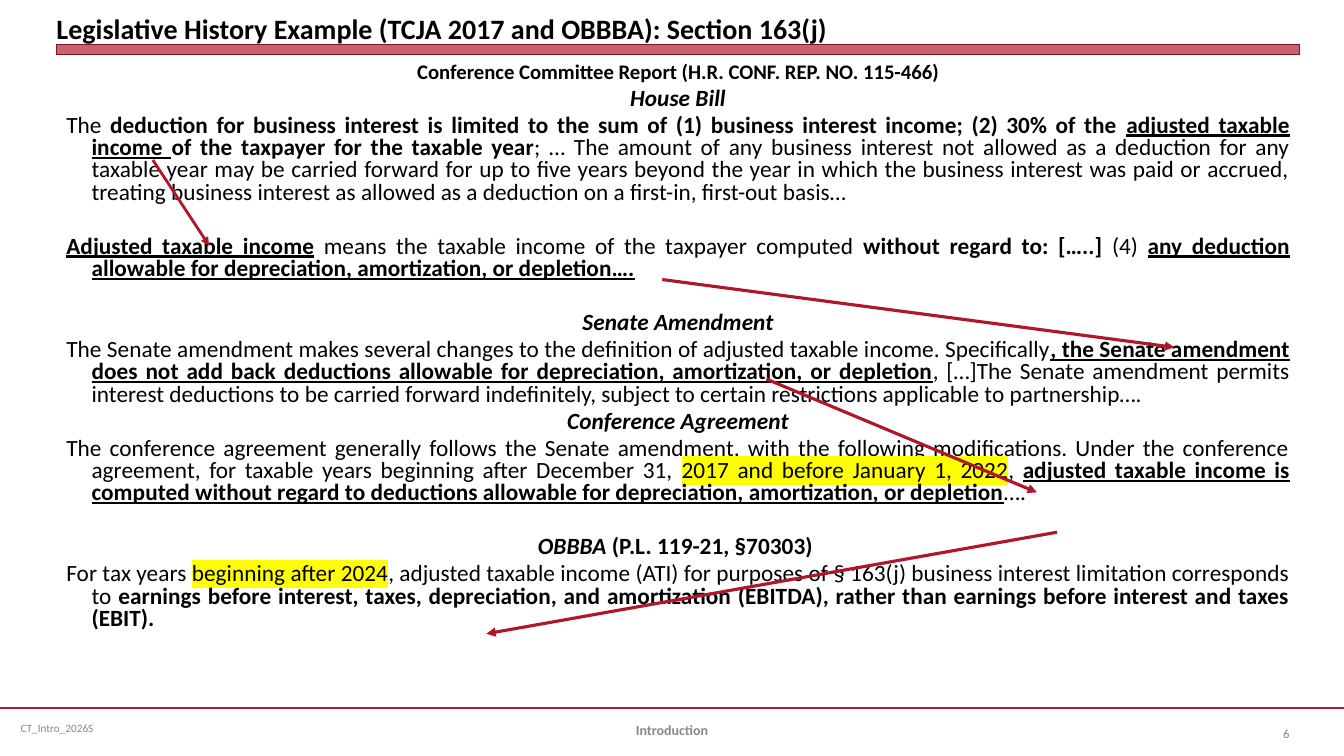
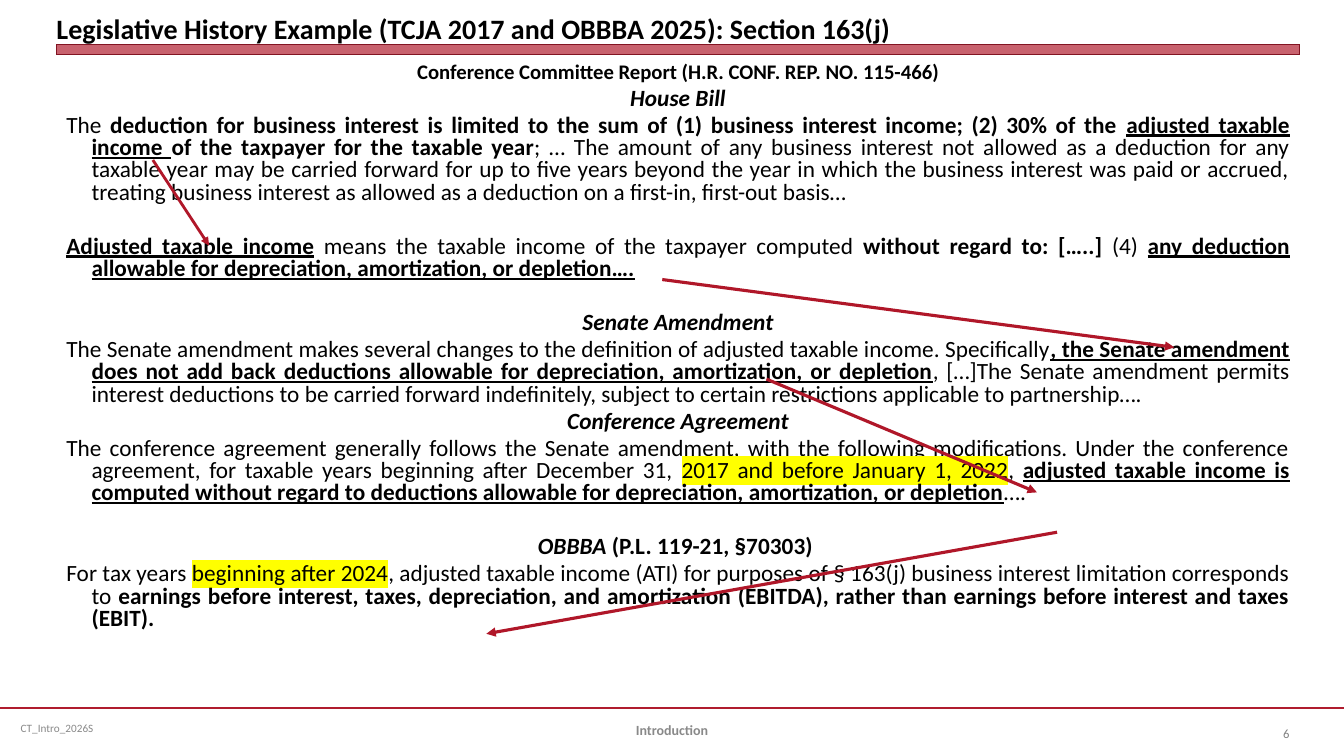
Before and after one commit to jmc877/Corporate-Tax, a slide deck: slide 6 of slides/CT_Intro_2026S.pptx. Drawn at 1344x756 pixels with LibreOffice and Linux fonts; fonts in the diff are those of the drawing. Boxes give left, top, right and bottom in pixels: in the first picture for what was removed or moved away, otherwise in the second. Text is boxed around its words. In the diff, an @@ line names an element or a change of style, - is before the commit and + after.

```diff
--- a/slides/CT_Intro_2026S.pptx
+++ b/slides/CT_Intro_2026S.pptx
@@ title at bbox=[56, 18, 890, 46]: text changed @@
-Legislative History Example (TCJA 2017 and OBBBA): Section 163(j)
+Legislative History Example (TCJA 2017 and OBBBA 2025): Section 163(j)
```
Also in this commit, not shown: 1 other slide changed.
